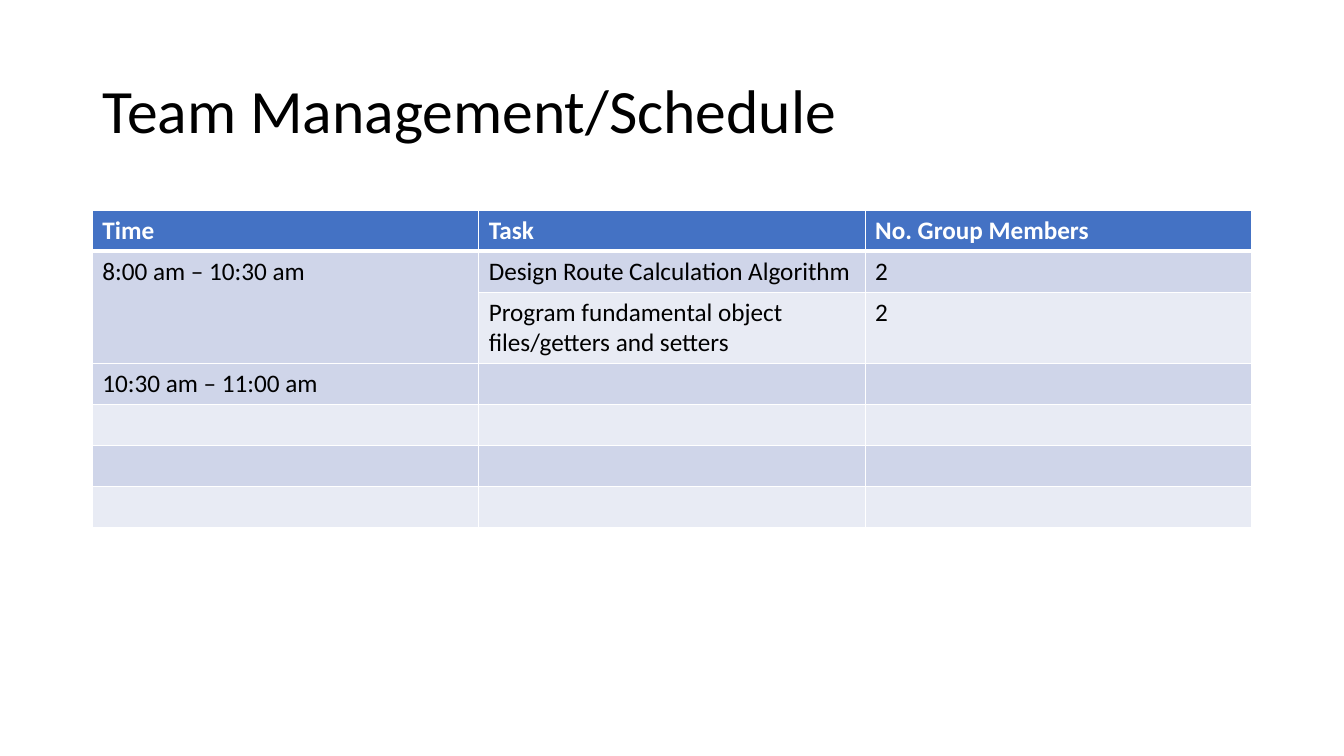
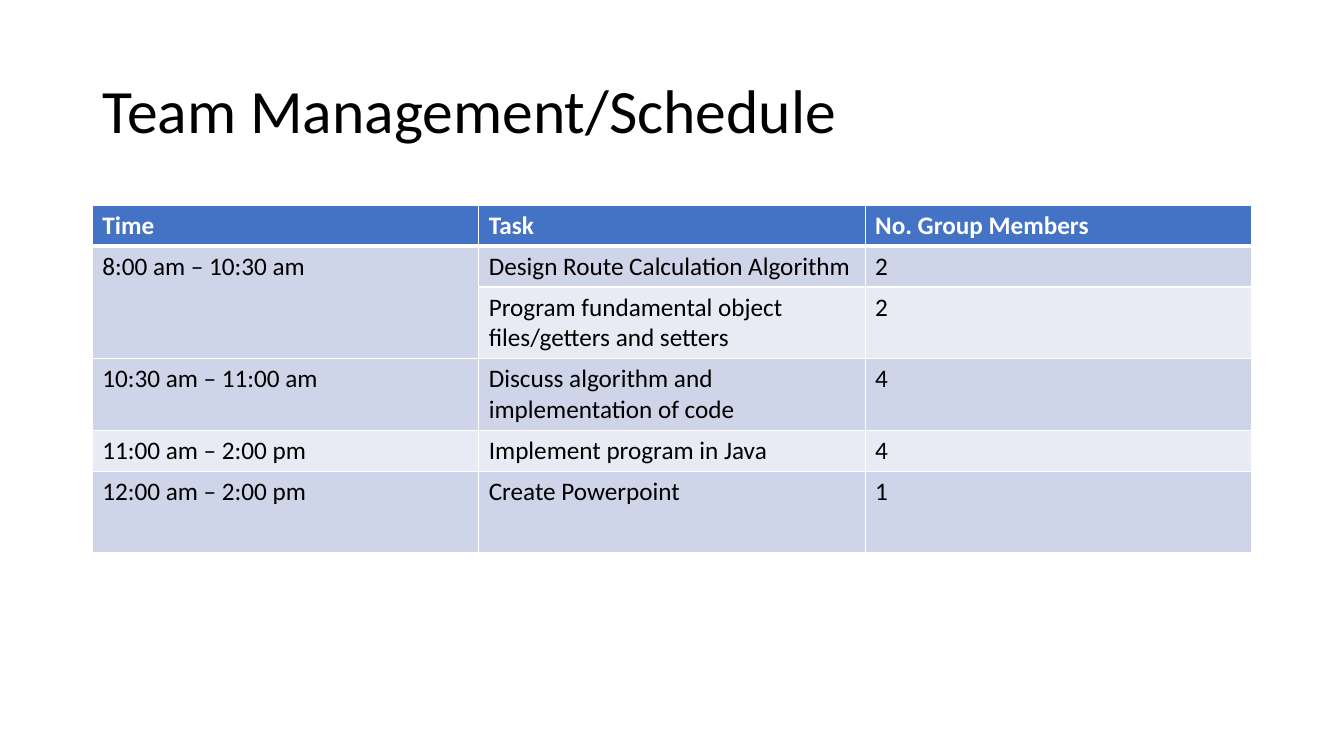
Before and after one commit to danielaguieb/SEC_2018, a slide deck: slide 4 of Too-Bus-Y for this.pptx. Drawn at 1344x756 pixels with LibreOffice and Linux fonts; fonts in the diff are those of the drawing. Boxes give left, top, right and bottom in pixels: in the first picture for what was removed or moved away, otherwise in the second. Text is boxed around its words. In the diff, an @@ line names an element or a change of style, - is before the commit and + after.

Commit message:
Update Too-Bus-Y for this.pptx
yes.

```diff
--- a/Too-Bus-Y for this.pptx
+++ b/Too-Bus-Y for this.pptx
@@ table at [93, 206, 1251, 552] @@
-row 4: 10:30 am – 11:00 am |  | 
-row 5:  |  | 
-row 6:  |  | 
-row 7:  |  | 
+row 4: 10:30 am – 11:00 am | Discuss algorithm and implementation of code | 4
+row 5: 11:00 am – 2:00 pm | Implement program in Java | 4
+row 6: 12:00 am – 2:00 pm | Create Powerpoint | 1
@@ table: place and size @@
-table at [93, 211, 1251, 526]
+table at [93, 206, 1251, 552]
```
Also in this commit, not shown: 1 other slide changed, 2 slides added.
